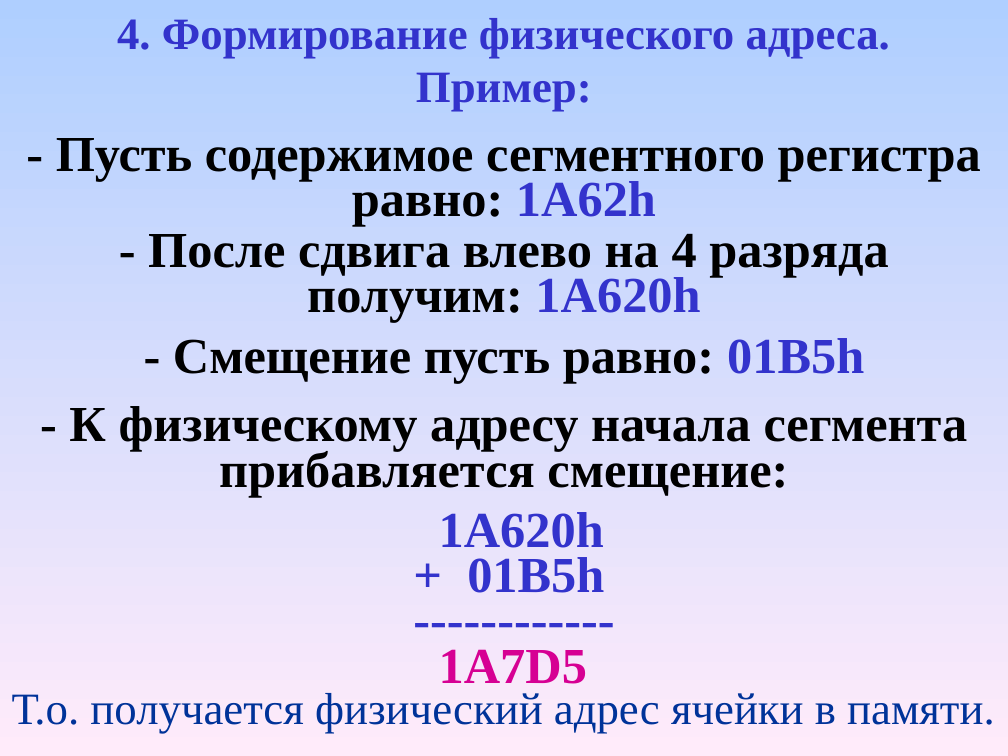
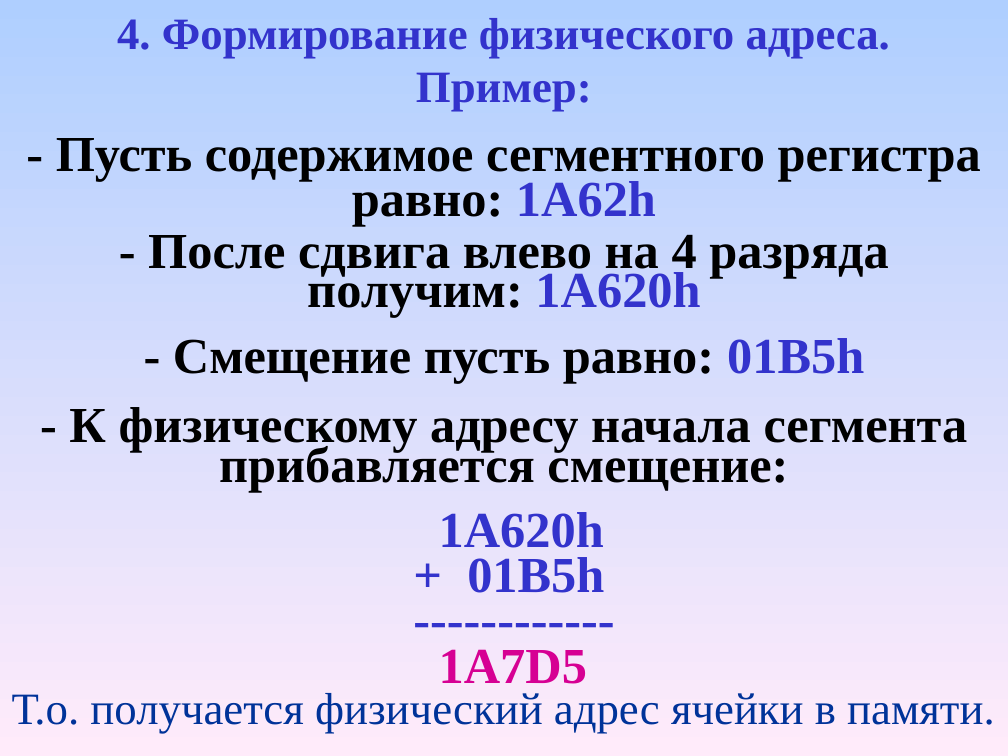
Before and after one commit to KavalevichArtyom/lessons.by, a slide deck: slide 15 of document/presentations/1/02_RAM.ppt. Drawn at 1008x756 pixels with LibreOffice and Linux fonts; fonts in the diff are those of the drawing. Boxes give left, top, right and bottom in pixels: in the first picture for what was removed or moved away, otherwise in the second. Text is boxed around its words. In the diff, an @@ line names an element or a change of style, - is before the commit and + after.

```diff
--- a/document/presentations/1/02_RAM.ppt
+++ b/document/presentations/1/02_RAM.ppt
@@ text "- После сдвига влево на ..." at box(148, 234, 888, 318): line spacing 0.75 to 0.65 @@
@@ text "- К физическому адресу начала ..." at box(69, 407, 968, 492): line spacing 0.75 to 0.65 @@
```
Also in this commit, not shown: 13 other slides changed, 7 other files.
